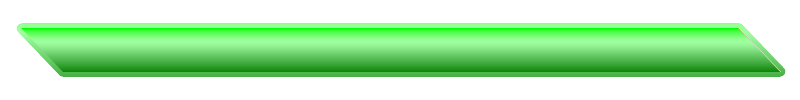
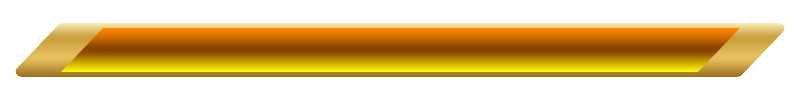
The second 800x100 image is a revision of the first. Changes to its layers:
pixels changed over [15, 23, 786, 77] (layer not identified)